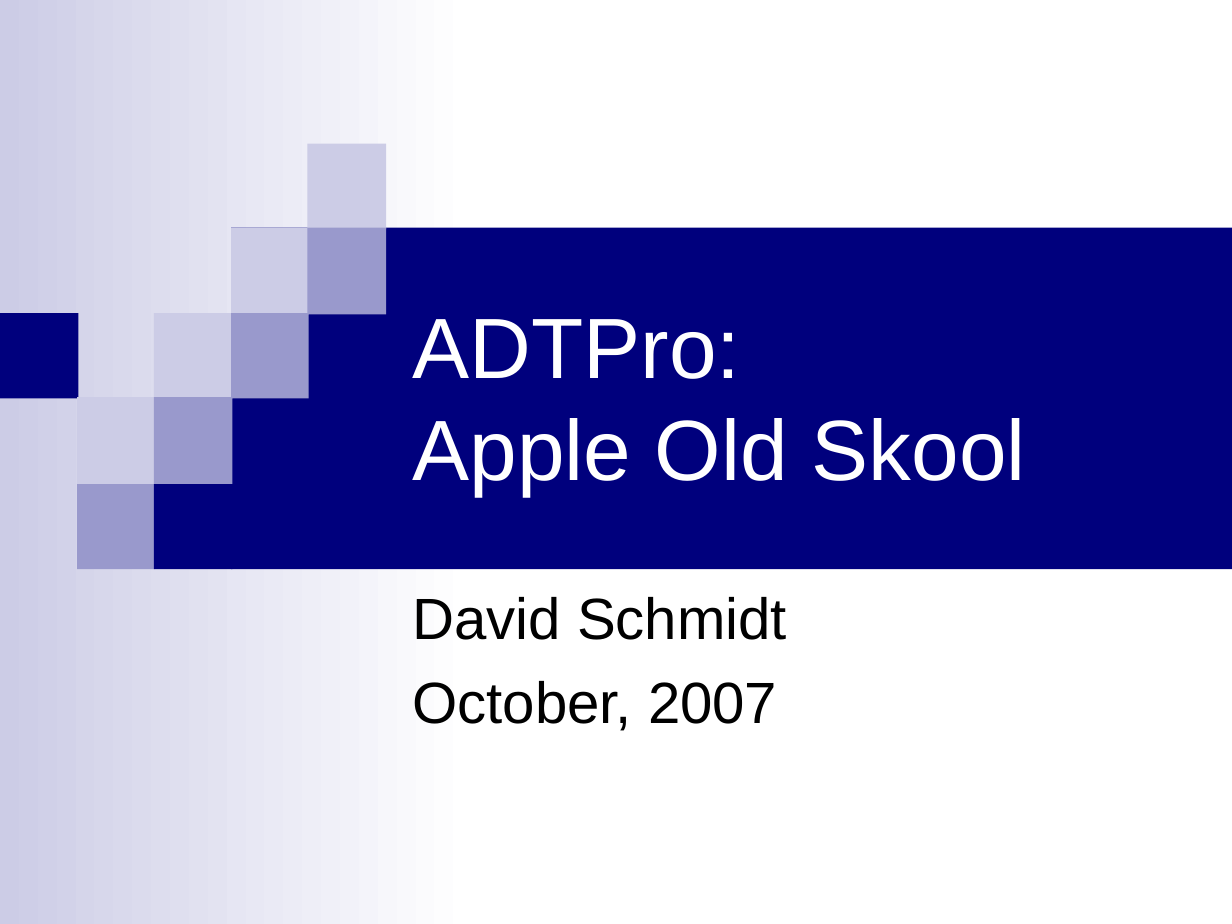
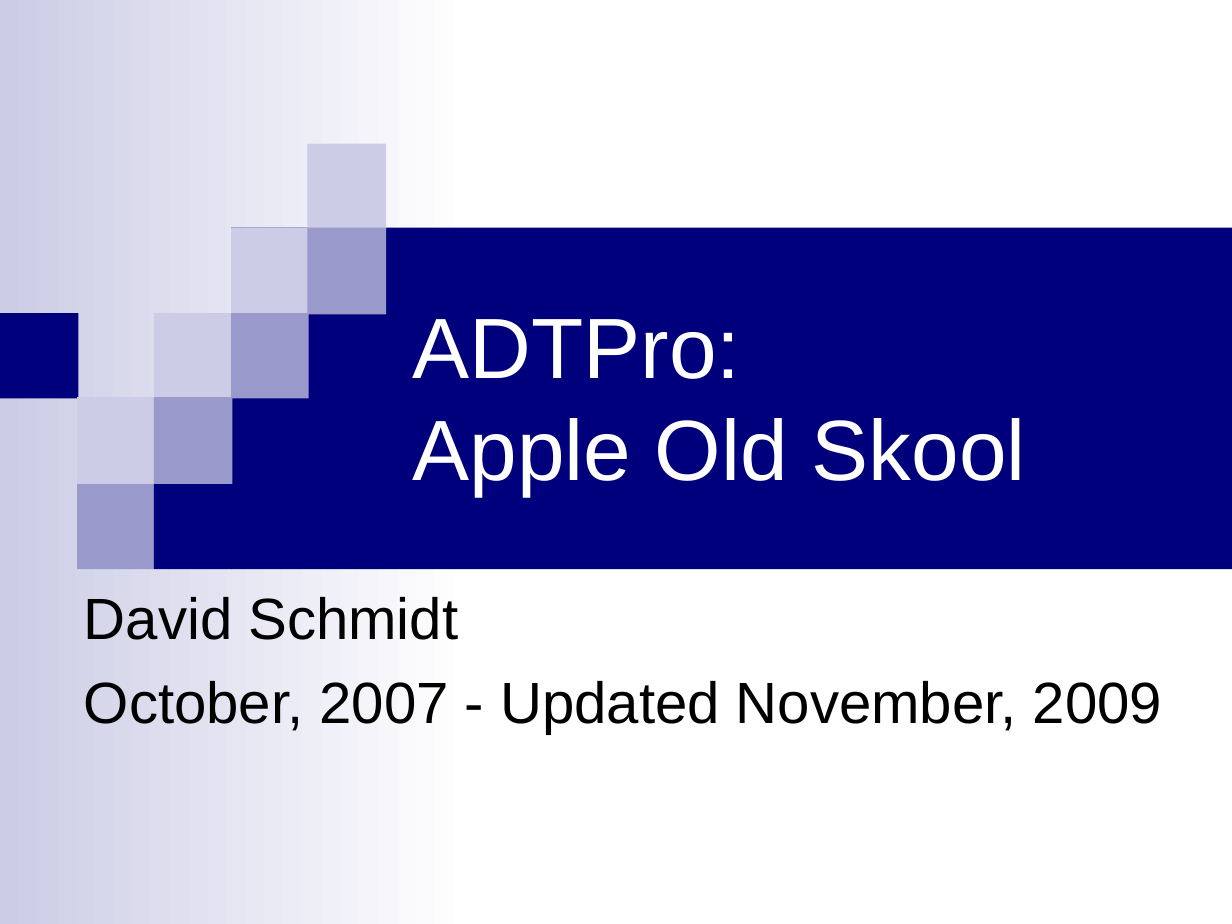
Before and after one commit to knghtbrd/adtpro, a slide deck: slide 1 of doc/src/site/resources/ADTProIntro.ppt. Drawn at 1232x924 pixels with LibreOffice and Linux fonts; fonts in the diff are those of the drawing. Boxes give left, top, right and bottom in pixels: in the first picture for what was removed or moved away, otherwise in the second. Text is boxed around its words. In the diff, an @@ line names an element or a change of style, - is before the commit and + after.

```diff
--- a/doc/src/site/resources/ADTProIntro.ppt
+++ b/doc/src/site/resources/ADTProIntro.ppt
@@ subtitle "David Schmidt" moved from (x1=413, y1=597, x2=787, y2=731) to (x1=84, y1=597, x2=1162, y2=734) @@
@@ subtitle at (x1=84, y1=681, x2=1162, y2=734): text changed @@
-October, 2007
+October, 2007 - Updated November, 2009
```
Also in this commit, not shown: 4 other slides changed, 1 slide added, 1 slide removed.
